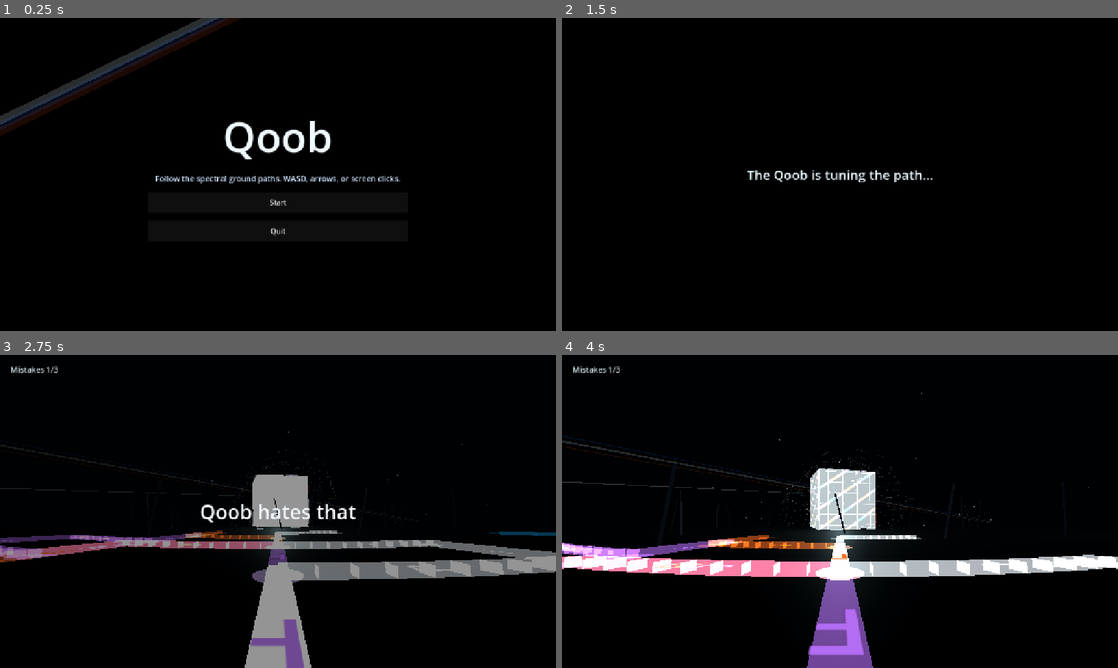
Above: before the commit, frames 1-4 (two rows, left to right).
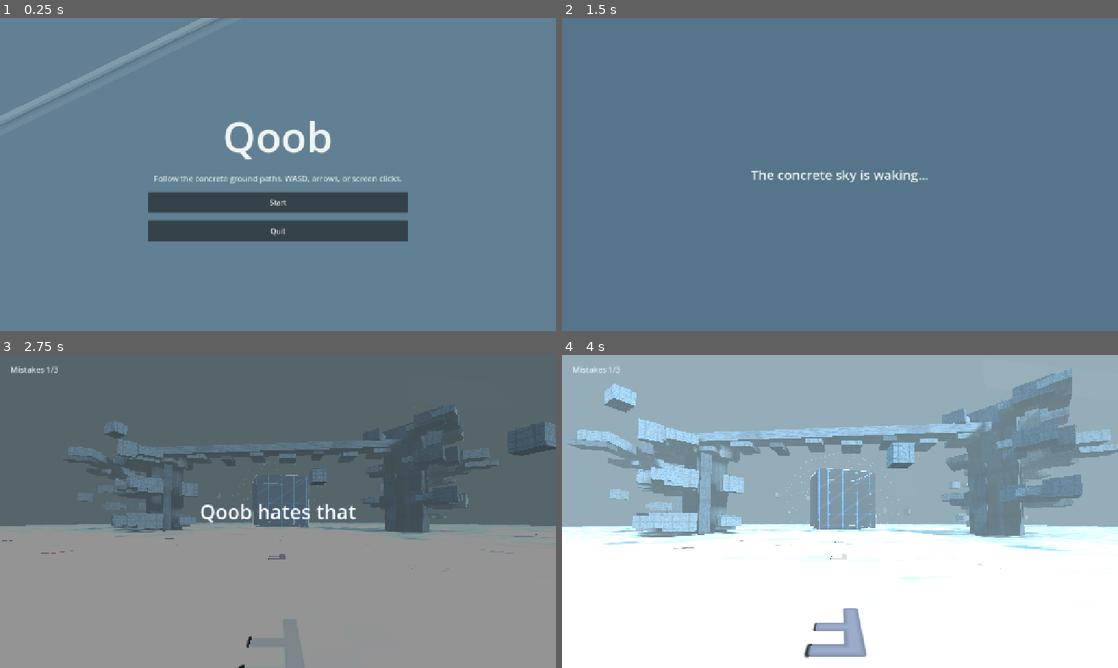
Above: after the commit, the same moments.

Repository: ApexTechConsulting/qoob
Game: Godot game, scene res://scenes/Main.tscn
Two runs of this game, one before a commit and one after it. Both use one fixed random seed, a clock stepped at 60 frames per second and the inputs below.
Inputs (mouse positions are in pixels of both pictures, inside the frame that each line leads up to):
- Up to frame 1 (0.25 s): no input
- Up to frame 2 (1.5 s): click "Start" at 0.5 s; tap Enter at 1.25 s; move the mouse to (962, 158) at 1.27 s; hold D from 1.28 s (still down); click (962, 158) at 1.42 s
- Up to frame 3 (2.75 s): move the mouse to (166, 527) at 2.02 s; release D at 2.03 s; hold S from 2.03 s (still down)
- Up to frame 4 (4 s): move the mouse to (895, 442) at 2.77 s; release S at 2.78 s; hold D 2.78-3.53 s; move the mouse to (812, 574) at 3.52 s; hold W from 3.53 s (still down); click (812, 574) at 3.67 s

The runs differ from the first frame. In frame 1, 99% of the frame differs, in the area x 0-100%, y 0-100%; in frame 2, 100%; in frame 3, 96%; in frame 4, 98%.

Commit message:
Emulate lun3dm5 concrete sky lighting

Diff:
--- a/scripts/Main.gd
+++ b/scripts/Main.gd
@@ -39,6 +39,7 @@
 var maze_segments: Array = []
 var spectral_segments: Array = []
 var prism_shards: Array = []
+var concrete_blocks: Array = []
 
 var ui_layer: CanvasLayer
 var title_screen: Control
@@ -120,36 +121,39 @@
 
 	base_environment = Environment.new()
 	base_environment.background_mode = Environment.BG_COLOR
-	base_environment.background_color = Color(0.0, 0.0, 0.003)
+	base_environment.background_color = Color(0.52, 0.68, 0.78)
 	base_environment.ambient_light_source = Environment.AMBIENT_SOURCE_COLOR
-	base_environment.ambient_light_color = Color(0.025, 0.028, 0.038)
-	base_environment.ambient_light_energy = 0.24
+	base_environment.ambient_light_color = Color(0.62, 0.72, 0.78)
+	base_environment.ambient_light_energy = 1.05
 	base_environment.fog_enabled = true
-	base_environment.fog_density = 0.006
-	base_environment.fog_light_color = Color(0.012, 0.014, 0.018)
+	base_environment.fog_density = 0.011
+	base_environment.fog_light_color = Color(0.58, 0.68, 0.72)
 
 	environment_node = WorldEnvironment.new()
 	environment_node.environment = base_environment
 	world_root.add_child(environment_node)
 
 	var sun := DirectionalLight3D.new()
-	sun.name = "Cold Negative-Space Edge Light"
-	sun.light_color = Color(0.78, 0.9, 1.0)
-	sun.light_energy = 0.18
-	sun.rotation_degrees = Vector3(-25.0, 38.0, 0.0)
+	sun.name = "Soft Sky Key Sun"
+	sun.light_color = Color(0.82, 0.9, 1.0)
+	sun.light_energy = 0.82
+	sun.shadow_enabled = true
+	sun.rotation_degrees = Vector3(-42.0, 38.0, 0.0)
 	world_root.add_child(sun)
+
+	_build_dome_fill_lights()
+	_build_cloud_deck()
 
 	var ground := MeshInstance3D.new()
 	ground.name = "Barren Otherworldly Ground"
 	var plane := PlaneMesh.new()
-	plane.size = Vector2(240.0, 240.0)
+	plane.size = Vector2(300.0, 300.0)
 	ground.mesh = plane
 	ground.material_override = _make_ground_material()
 	world_root.add_child(ground)
 
 	_build_visible_maze()
 	_build_qoob()
-	_build_spectral_beams()
 	_build_set_dressing()
 	_build_motes()
 
@@ -160,6 +164,52 @@
 	camera.near = 0.05
 	camera.far = 420.0
 	world_root.add_child(camera)
+
+
+func _build_dome_fill_lights() -> void:
+	var directions := [
+		Vector3(-0.7, -1.0, -0.2),
+		Vector3(0.65, -1.0, -0.45),
+		Vector3(-0.18, -1.0, 0.8),
+		Vector3(0.38, -1.0, 0.72),
+		Vector3(-0.92, -0.58, 0.28),
+		Vector3(0.86, -0.62, 0.18),
+	]
+	var colors := [
+		Color(0.62, 0.72, 0.82),
+		Color(0.54, 0.65, 0.76),
+		Color(0.72, 0.76, 0.72),
+		Color(0.58, 0.7, 0.78),
+		Color(0.42, 0.52, 0.64),
+		Color(0.48, 0.58, 0.68),
+	]
+
+	for index in range(directions.size()):
+		var light := DirectionalLight3D.new()
+		light.name = "Concrete Dome Fill %d" % [index + 1]
+		light.light_color = colors[index]
+		light.light_energy = 0.14
+		light.shadow_enabled = true
+		light.look_at_from_position(-directions[index] * 10.0, Vector3.ZERO, Vector3.UP)
+		world_root.add_child(light)
+
+
+func _build_cloud_deck() -> void:
+	var cloud_material := _make_additive_material(Color(0.92, 0.96, 1.0, 0.12), Color(0.8, 0.88, 0.94), 0.24)
+	cloud_material.blend_mode = BaseMaterial3D.BLEND_MODE_MIX
+
+	for index in range(12):
+		var cloud := MeshInstance3D.new()
+		cloud.name = "Soft Sky Cloud Bank %d" % [index + 1]
+		var mesh := PlaneMesh.new()
+		mesh.size = Vector2(54.0 + (index % 4) * 18.0, 16.0 + (index % 3) * 10.0)
+		cloud.mesh = mesh
+		cloud.material_override = cloud_material.duplicate()
+		var angle := TAU * float(index) / 12.0
+		var radius := 118.0 + (index % 3) * 18.0
+		cloud.position = Vector3(sin(angle) * radius, 48.0 + (index % 5) * 7.0, cos(angle) * radius)
+		cloud.rotation_degrees = Vector3(-82.0, rad_to_deg(angle) + 90.0, randf_range(-8.0, 8.0))
+		world_root.add_child(cloud)
 
 
 func _build_qoob() -> void:
@@ -178,16 +228,14 @@
 	qoob_pivot.add_child(cube)
 
 	_build_qoob_edges()
-	_build_prism_shards()
-	_build_spectral_ribbons()
-
-	var ring_material := _make_additive_material(Color(0.86, 0.96, 1.0, 0.22), Color(0.72, 0.96, 1.0), 1.9, false)
-	for ring_index in range(9):
+
+	var ring_material := _make_additive_material(Color(0.24, 0.72, 1.0, 0.18), Color(0.18, 0.52, 0.85), 0.85, false)
+	for ring_index in range(6):
 		var ring := MeshInstance3D.new()
-		ring.name = "Spectral Field Ring %d" % [ring_index + 1]
+		ring.name = "Quiet Magnetic Field Ring %d" % [ring_index + 1]
 		var torus := TorusMesh.new()
-		var ring_radius := 16.0 + ring_index * 1.75
-		var ring_thickness := 0.035 + ring_index * 0.006
+		var ring_radius := 17.0 + ring_index * 2.2
+		var ring_thickness := 0.035 + ring_index * 0.004
 		torus.inner_radius = ring_radius
 		torus.outer_radius = ring_radius + ring_thickness
 		torus.ring_segments = 192
@@ -199,17 +247,17 @@
 		field_rings.append(ring)
 
 	qoob_light = OmniLight3D.new()
-	qoob_light.name = "Qoob White-Core Pulse"
-	qoob_light.light_color = Color(0.78, 0.96, 1.0)
-	qoob_light.light_energy = 5.2
-	qoob_light.omni_range = 96.0
+	qoob_light.name = "Qoob Electric Interior Pulse"
+	qoob_light.light_color = Color(0.22, 0.68, 1.0)
+	qoob_light.light_energy = 2.2
+	qoob_light.omni_range = 70.0
 	qoob_pivot.add_child(qoob_light)
 
 
 func _build_qoob_edges() -> void:
-	var edge_material := _make_additive_material(Color(0.92, 0.98, 1.0, 0.82), Color(0.9, 0.98, 1.0), 4.0, true)
-	var red_fringe := _make_additive_material(Color(1.0, 0.32, 0.14, 0.32), Color(1.0, 0.28, 0.12), 2.0)
-	var blue_fringe := _make_additive_material(Color(0.1, 0.35, 1.0, 0.34), Color(0.14, 0.45, 1.0), 2.1)
+	var edge_material := _make_additive_material(Color(0.18, 0.58, 0.9, 0.5), Color(0.14, 0.48, 0.82), 1.6, true)
+	var red_fringe := _make_additive_material(Color(0.8, 0.34, 0.18, 0.12), Color(0.75, 0.28, 0.16), 0.7)
+	var blue_fringe := _make_additive_material(Color(0.1, 0.35, 1.0, 0.18), Color(0.1, 0.38, 0.9), 0.9)
 	var h := 12.08
 	var corners := [
 		Vector3(-h, -h, -h), Vector3(h, -h, -h), Vector3(h, -h, h), Vector3(-h, -h, h),
@@ -296,18 +344,18 @@
 	world_root.add_child(maze_root)
 
 	var path_colors := [
-		Color(0.95, 0.98, 1.0, 0.76),
-		Color(0.1, 0.68, 1.0, 0.64),
-		Color(1.0, 0.42, 0.12, 0.58),
-		Color(0.74, 0.45, 1.0, 0.6),
+		Color(0.88, 0.94, 0.96, 0.58),
+		Color(0.48, 0.68, 0.82, 0.52),
+		Color(0.78, 0.68, 0.52, 0.48),
+		Color(0.58, 0.64, 0.78, 0.5),
 	]
 	var paths: Array = session.maze.get_solution_paths()
 
 	for path_index in range(paths.size()):
 		var color: Color = path_colors[path_index]
-		var trace_material := _make_additive_material(color, Color(color.r, color.g, color.b), 2.0)
-		var node_material := _make_additive_material(Color(color.r, color.g, color.b, 0.34), Color(color.r, color.g, color.b), 1.2)
-		var arrow_material := _make_additive_material(Color(1.0, 1.0, 1.0, 0.68), Color(color.r, color.g, color.b), 1.8)
+		var trace_material := _make_additive_material(color, Color(color.r, color.g, color.b), 0.7)
+		var node_material := _make_additive_material(Color(color.r, color.g, color.b, 0.28), Color(color.r, color.g, color.b), 0.45)
+		var arrow_material := _make_additive_material(Color(0.92, 0.96, 0.96, 0.54), Color(color.r, color.g, color.b), 0.8)
 		var radius := START_RADIUS
 		var angle := 0.0
 		var start_pos := _orbit_position(radius, angle, MAZE_Y)
@@ -412,47 +460,161 @@
 
 
 func _build_set_dressing() -> void:
-	var pylon_material := _make_additive_material(Color(0.78, 0.9, 1.0, 0.16), Color(0.78, 0.92, 1.0), 0.75)
-	var shadow_material := _make_emissive_material(Color(0.006, 0.006, 0.009, 1.0), Color(0.03, 0.045, 0.06), 1.0)
-
-	for index in range(18):
-		var angle := TAU * float(index) / 18.0
-		var distance := 48.0 + (index % 3) * 10.0
-		var pylon := MeshInstance3D.new()
-		pylon.name = "Void Needle %d" % [index + 1]
-		var mesh := BoxMesh.new()
-		mesh.size = Vector3(0.32, 9.0 + (index % 5) * 1.7, 0.32)
-		pylon.mesh = mesh
-		pylon.material_override = shadow_material
-		pylon.position = Vector3(sin(angle) * distance, 4.8, cos(angle) * distance)
-		pylon.rotation_degrees = Vector3(0.0, rad_to_deg(angle), 14.0 if index % 2 == 0 else -14.0)
-		world_root.add_child(pylon)
-
-		var filament := MeshInstance3D.new()
-		filament.name = "Void Needle Filament %d" % [index + 1]
-		var filament_mesh := BoxMesh.new()
-		filament_mesh.size = Vector3(0.055, 11.0 + (index % 4), 0.055)
-		filament.mesh = filament_mesh
-		filament.material_override = pylon_material
-		filament.position = pylon.position + Vector3(0.0, 0.35, 0.0)
-		filament.rotation = pylon.rotation
-		world_root.add_child(filament)
+	var concrete := _make_concrete_material(Color(0.46, 0.53, 0.56), 1.0)
+	var dark_concrete := _make_concrete_material(Color(0.29, 0.35, 0.38), 1.0)
+
+	# Procedural original "cubespew" architecture: matte concrete block stacks inspired by the reference's sky-lit austerity.
+	var clusters := [
+		{"angle": -0.82, "radius": 52.0, "height": 26.0, "count": 62},
+		{"angle": 0.74, "radius": 57.0, "height": 31.0, "count": 58},
+		{"angle": 1.72, "radius": 76.0, "height": 22.0, "count": 44},
+		{"angle": -1.74, "radius": 82.0, "height": 28.0, "count": 48},
+	]
+
+	for cluster_index in range(clusters.size()):
+		var cluster: Dictionary = clusters[cluster_index]
+		_build_concrete_cluster(
+			float(cluster["angle"]),
+			float(cluster["radius"]),
+			float(cluster["height"]),
+			int(cluster["count"]),
+			concrete,
+			dark_concrete,
+			cluster_index
+		)
+
+	_build_concrete_bridge(-0.82, 0.74, 58.0, 24.0, concrete, dark_concrete, "North Sky Bridge")
+	_build_concrete_bridge(1.72, 0.74, 72.0, 18.0, concrete, dark_concrete, "East Sky Bridge")
+	_build_concrete_bridge(-1.74, -0.82, 72.0, 20.0, concrete, dark_concrete, "West Sky Bridge")
+
+	for index in range(22):
+		var angle := TAU * float(index) / 22.0 + 0.09
+		var radius := 70.0 + (index % 4) * 13.0
+		var size := Vector3(2.2 + (index % 3) * 0.8, 2.0 + (index % 5) * 0.65, 2.2 + (index % 4) * 0.7)
+		var height := 10.0 + (index % 8) * 2.8
+		_add_concrete_block(
+			world_root,
+			Vector3(sin(angle) * radius, height, cos(angle) * radius),
+			size,
+			Vector3(0.0, angle + randf_range(-0.08, 0.08), 0.0),
+			concrete,
+			"Detached Concrete Floater"
+		)
+
+
+func _build_concrete_cluster(angle: float, radius: float, height: float, count: int, concrete: Material, dark_concrete: Material, cluster_index: int) -> void:
+	var center := Vector3(sin(angle) * radius, 0.0, cos(angle) * radius)
+	var tangent := Vector3(cos(angle), 0.0, -sin(angle)).normalized()
+	var radial := Vector3(sin(angle), 0.0, cos(angle)).normalized()
+
+	_add_concrete_block(
+		world_root,
+		center + Vector3(0.0, height * 0.48, 0.0),
+		Vector3(8.5, height, 9.2),
+		Vector3(0.0, angle, 0.0),
+		dark_concrete,
+		"Concrete Megastructure Core"
+	)
+
+	for index in range(count):
+		var layer := index % 9
+		var side := -1.0 if index % 2 == 0 else 1.0
+		var outward := -1.0 if index % 5 == 0 else 1.0
+		var local_x := tangent * (side * (4.4 + float(layer % 4) * 2.2 + randf_range(-0.4, 0.4)))
+		var local_z := radial * (outward * (4.2 + float((index + cluster_index) % 5) * 1.7))
+		var y := 3.0 + float((index * 5 + cluster_index * 3) % 15) * 1.9
+		var size := Vector3(
+			2.0 + float((index + 1) % 5) * 0.9,
+			1.4 + float((index + 2) % 4) * 0.85,
+			2.0 + float((index + 3) % 5) * 0.9
+		)
+		var mat := concrete if index % 4 != 0 else dark_concrete
+		_add_concrete_block(
+			world_root,
+			center + local_x + local_z + Vector3(0.0, y, 0.0),
+			size,
+			Vector3(0.0, angle + randf_range(-0.035, 0.035), 0.0),
+			mat,
+			"Offset Concrete Cubespew"
+		)
+
+	for column_index in range(4):
+		var offset := tangent * (-8.0 + column_index * 5.3) + radial * randf_range(-2.0, 2.0)
+		_add_concrete_block(
+			world_root,
+			center + offset + Vector3(0.0, 8.0, 0.0),
+			Vector3(2.2, 16.0 + column_index * 2.5, 2.2),
+			Vector3(0.0, angle, 0.0),
+			dark_concrete,
+			"Slender Concrete Support"
+		)
+
+
+func _build_concrete_bridge(from_angle: float, to_angle: float, radius: float, height: float, concrete: Material, dark_concrete: Material, label: String) -> void:
+	var from := Vector3(sin(from_angle) * radius, height, cos(from_angle) * radius)
+	var to := Vector3(sin(to_angle) * radius, height + 1.5, cos(to_angle) * radius)
+	var direction := to - from
+	var length := direction.length()
+	var bridge := _add_box_line(world_root, from, to, 5.2, concrete, label)
+	bridge.scale.y = 0.42
+	concrete_blocks.append(bridge)
+
+	var steps := maxi(4, int(length / 8.0))
+	for index in range(steps):
+		var t := float(index) / float(maxi(1, steps - 1))
+		var pos := from.lerp(to, t)
+		var mat := dark_concrete if index % 3 == 0 else concrete
+		_add_concrete_block(
+			world_root,
+			pos + Vector3(0.0, -2.2 - float(index % 2) * 0.8, 0.0),
+			Vector3(6.2, 1.1, 3.0 + float(index % 3)),
+			Vector3(0.0, atan2(direction.x, direction.z), 0.0),
+			mat,
+			"Bridge Underside Block"
+		)
+
+
+func _add_concrete_block(parent: Node3D, position: Vector3, size: Vector3, rotation: Vector3, material: Material, name: String) -> MeshInstance3D:
+	var block := MeshInstance3D.new()
+	block.name = name
+	var mesh := BoxMesh.new()
+	mesh.size = size
+	block.mesh = mesh
+	block.material_override = material.duplicate() if material != null else null
+	block.position = position
+	block.rotation = rotation
+	parent.add_child(block)
+	concrete_blocks.append(block)
+
+	var edge_material := _make_emissive_material(Color(0.12, 0.15, 0.16, 0.55), Color(0.02, 0.025, 0.03), 0.55)
+	var lip_count := 2 + int(abs(int(position.x + position.z)) % 3)
+	for lip_index in range(lip_count):
+		var lip := MeshInstance3D.new()
+		lip.name = "Concrete Dirty Edge"
+		var lip_mesh := BoxMesh.new()
+		lip_mesh.size = Vector3(size.x * randf_range(0.55, 1.0), 0.08, 0.11)
+		lip.mesh = lip_mesh
+		lip.material_override = edge_material
+		lip.position = position + Vector3(randf_range(-size.x * 0.2, size.x * 0.2), size.y * 0.5 + 0.045, randf_range(-size.z * 0.5, size.z * 0.5))
+		lip.rotation = rotation
+		parent.add_child(lip)
+	return block
 
 
 func _build_motes() -> void:
-	var mote_material := _make_additive_material(Color(0.9, 0.98, 1.0, 0.52), Color(0.9, 0.98, 1.0), 1.55)
-
-	for index in range(150):
+	var mote_material := _make_additive_material(Color(0.72, 0.8, 0.84, 0.18), Color(0.58, 0.66, 0.72), 0.28)
+
+	for index in range(70):
 		var mote := MeshInstance3D.new()
-		mote.name = "Spectral Dust Particle %d" % [index + 1]
+		mote.name = "Concrete Sky Dust %d" % [index + 1]
 		var sphere := SphereMesh.new()
-		sphere.radius = 0.035 + randf() * 0.06
+		sphere.radius = 0.035 + randf() * 0.045
 		sphere.height = sphere.radius * 2.0
 		mote.mesh = sphere
 		mote.material_override = mote_material.duplicate()
 		world_root.add_child(mote)
 		motes.append(mote)
-		mote_data.append(Vector4(randf() * TAU, randf_range(12.0, 74.0), randf_range(1.4, 31.0), randf_range(0.08, 0.62)))
+		mote_data.append(Vector4(randf() * TAU, randf_range(16.0, 96.0), randf_range(4.0, 38.0), randf_range(0.04, 0.22)))
 
 
 func _build_ui() -> void:
@@ -477,11 +639,11 @@
 	_full_rect(screen)
 
 	var background := ColorRect.new()
-	background.color = Color(0.0, 0.0, 0.003, 1.0)
+	background.color = Color(0.38, 0.5, 0.58, 1.0)
 	_full_rect(background)
 	screen.add_child(background)
 
-	var beam_colors := [Color(0.92, 0.98, 1.0, 0.18), Color(0.12, 0.42, 1.0, 0.12), Color(1.0, 0.32, 0.08, 0.11)]
+	var beam_colors := [Color(0.9, 0.94, 0.96, 0.24), Color(0.2, 0.28, 0.34, 0.16), Color(0.72, 0.78, 0.78, 0.14)]
 	for index in range(beam_colors.size()):
 		var beam := ColorRect.new()
 		beam.name = "Title Spectral Beam %d" % [index + 1]
@@ -497,14 +659,14 @@
 	title.text = "Qoob"
 	title.horizontal_alignment = HORIZONTAL_ALIGNMENT_CENTER
 	title.add_theme_font_size_override("font_size", 96)
-	title.add_theme_color_override("font_color", Color(0.94, 0.98, 1.0))
+	title.add_theme_color_override("font_color", Color(0.94, 0.96, 0.94))
 
 	var hint := Label.new()
-	hint.text = "Follow the spectral ground paths. WASD, arrows, or screen clicks."
+	hint.text = "Follow the concrete ground paths. WASD, arrows, or screen clicks."
 	hint.horizontal_alignment = HORIZONTAL_ALIGNMENT_CENTER
 	hint.autowrap_mode = TextServer.AUTOWRAP_WORD_SMART
 	hint.add_theme_font_size_override("font_size", 18)
-	hint.add_theme_color_override("font_color", Color(0.82, 0.9, 1.0))
+	hint.add_theme_color_override("font_color", Color(0.86, 0.9, 0.88))
 
 	var start_button := Button.new()
 	start_button.text = "Start"
@@ -542,16 +704,16 @@
 	_full_rect(screen)
 
 	var background := ColorRect.new()
-	background.color = Color(0.0, 0.0, 0.003, 1.0)
+	background.color = Color(0.34, 0.46, 0.54, 1.0)
 	_full_rect(background)
 	screen.add_child(background)
 
 	var label := Label.new()
-	label.text = "The Qoob is tuning the path..."
+	label.text = "The concrete sky is waking..."
 	label.horizontal_alignment = HORIZONTAL_ALIGNMENT_CENTER
 	label.vertical_alignment = VERTICAL_ALIGNMENT_CENTER
 	label.add_theme_font_size_override("font_size", 30)
-	label.add_theme_color_override("font_color", Color(0.92, 0.98, 1.0))
+	label.add_theme_color_override("font_color", Color(0.92, 0.95, 0.94))
 	_full_rect(label)
 	screen.add_child(label)
 
@@ -607,7 +769,7 @@
 	_full_rect(screen)
 
 	var background := ColorRect.new()
-	background.color = Color(0.006, 0.0, 0.012, 0.93)
+	background.color = Color(0.05, 0.065, 0.075, 0.94)
 	_full_rect(background)
 	screen.add_child(background)
 
@@ -976,10 +1138,10 @@
 shader_type spatial;
 render_mode cull_back, diffuse_burley, specular_schlick_ggx;
 
-uniform vec4 base_color : source_color = vec4(0.002, 0.002, 0.006, 1.0);
-uniform vec4 vein_color : source_color = vec4(0.92, 0.98, 1.0, 1.0);
-uniform vec4 blue_fringe : source_color = vec4(0.08, 0.35, 1.0, 1.0);
-uniform vec4 red_fringe : source_color = vec4(1.0, 0.22, 0.05, 1.0);
+uniform vec4 base_color : source_color = vec4(0.018, 0.024, 0.028, 1.0);
+uniform vec4 vein_color : source_color = vec4(0.12, 0.55, 0.92, 1.0);
+uniform vec4 blue_fringe : source_color = vec4(0.08, 0.36, 0.72, 1.0);
+uniform vec4 red_fringe : source_color = vec4(0.58, 0.18, 0.08, 1.0);
 uniform float pulse = 0.0;
 
 void fragment() {
@@ -993,9 +1155,9 @@
 	vec3 color = mix(base_color.rgb, vein_color.rgb, veil * 0.65 + pulse * 0.08);
 	color = mix(color, fringe, diagonal * 0.22);
 	ALBEDO = color;
-	EMISSION = vein_color.rgb * (0.75 + pulse * 3.2 + veil * 4.0) + fringe * diagonal * 1.7;
-	ROUGHNESS = 0.2;
-	METALLIC = 0.25;
+	EMISSION = vein_color.rgb * (0.18 + pulse * 0.85 + veil * 1.15) + fringe * diagonal * 0.42;
+	ROUGHNESS = 0.72;
+	METALLIC = 0.06;
 }
 """
 
@@ -1005,14 +1167,39 @@
 	return material
 
 
-func _make_ground_material() -> StandardMaterial3D:
-	var material := StandardMaterial3D.new()
-	material.albedo_color = Color(0.002, 0.002, 0.004)
-	material.roughness = 0.64
-	material.metallic = 0.16
-	material.emission_enabled = true
-	material.emission = Color(0.004, 0.006, 0.009)
-	material.emission_energy_multiplier = 0.12
+func _make_ground_material() -> Material:
+	return _make_concrete_material(Color(0.58, 0.62, 0.61), 1.0)
+
+
+func _make_concrete_material(base: Color, alpha: float = 1.0) -> ShaderMaterial:
+	var shader := Shader.new()
+	shader.code = """
+shader_type spatial;
+render_mode cull_back, diffuse_burley, specular_schlick_ggx;
+
+uniform vec4 base_color : source_color = vec4(0.55, 0.58, 0.57, 1.0);
+uniform float stain_strength = 0.22;
+
+void fragment() {
+	vec2 uv = UV * 5.0;
+	float grain_a = fract(sin(dot(floor(uv * 18.0), vec2(12.9898, 78.233))) * 43758.5453);
+	float grain_b = fract(sin(dot(floor(uv * 47.0), vec2(39.346, 11.135))) * 17312.123);
+	float seam_x = smoothstep(0.965, 0.99, abs(sin(UV.x * 18.8495)));
+	float seam_y = smoothstep(0.965, 0.99, abs(sin(UV.y * 18.8495)));
+	float edge_dirty = max(seam_x, seam_y);
+	vec3 concrete = base_color.rgb * (0.82 + grain_a * 0.18);
+	concrete = mix(concrete, concrete * 0.55, edge_dirty * stain_strength);
+	concrete += (grain_b - 0.5) * 0.045;
+	ALBEDO = concrete;
+	ROUGHNESS = 0.96;
+	METALLIC = 0.0;
+	AO = 0.78 - edge_dirty * 0.18;
+}
+"""
+	var material := ShaderMaterial.new()
+	material.shader = shader
+	material.set_shader_parameter("base_color", Color(base.r, base.g, base.b, alpha))
+	material.set_shader_parameter("stain_strength", 0.28)
 	return material
 
 
Not shown, changed: README.md
Not shown, changed: docs/asset-inventory.md
Not shown, changed: docs/qa-checklist.md
